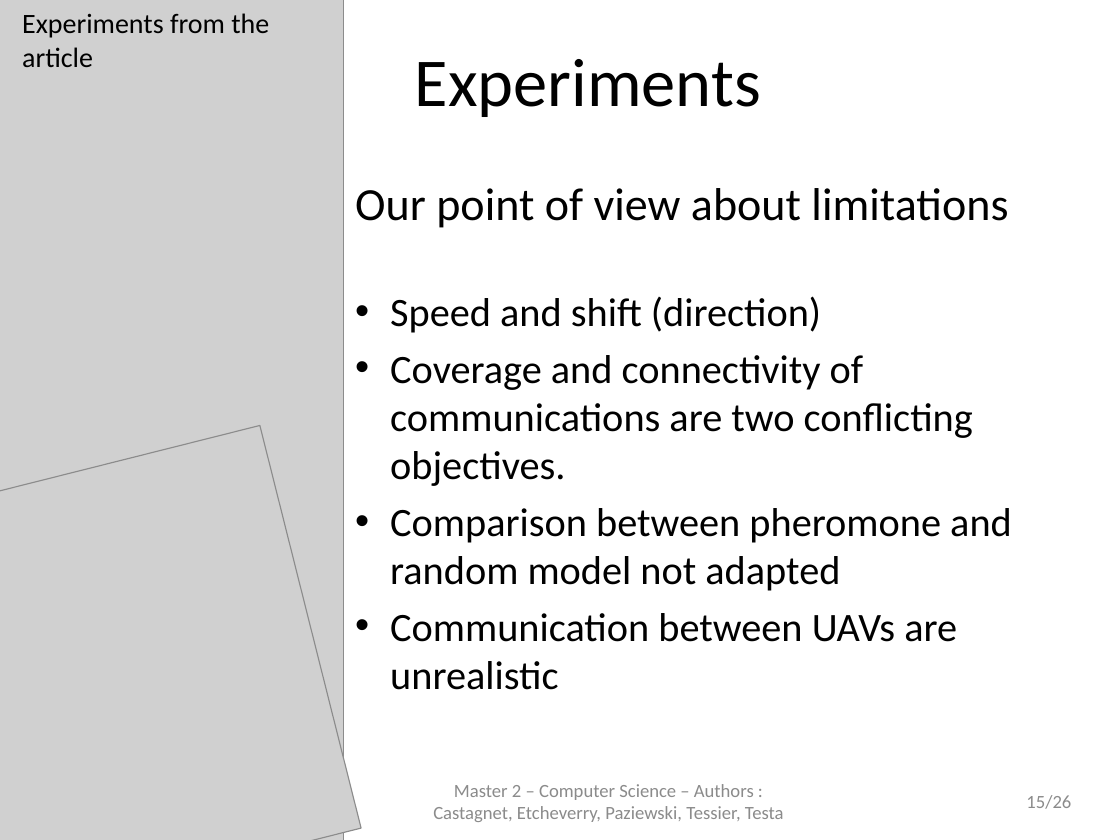
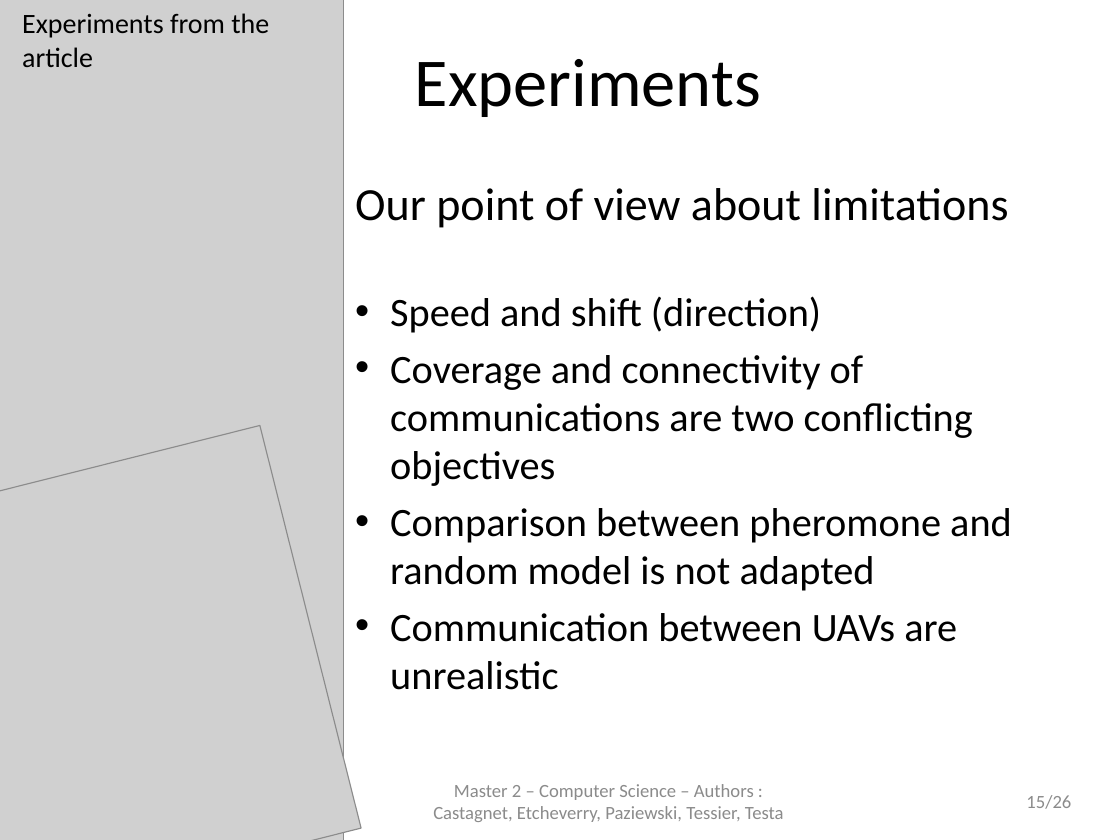
Before and after one commit to jetcheve/M2_PER_MMUAVGRA, a slide deck: slide 15 of ressources/presentation/PresentationPER_Desbarats_V3.pptx. Drawn at 1120x840 pixels with LibreOffice and Linux fonts; fonts in the diff are those of the drawing; grey boxes stand for pictures; background and template pictures are left out. Boxes give left, top, right and bottom in pixels: in the first picture for what was removed or moved away, otherwise in the second. Text is boxed around its words. In the diff, an @@ line names an element or a change of style, - is before the commit and + after.

```diff
--- a/ressources/presentation/PresentationPER_Desbarats_V3.pptx
+++ b/ressources/presentation/PresentationPER_Desbarats_V3.pptx
@@ text at <box>390,355,1012,591</box>: text changed @@
-  • Coverage and connectivity of communications are two conflicting objectives.
-  • Comparison between pheromone and random model not adapted
+  • Coverage and connectivity of communications are two conflicting objectives
+  • Comparison between pheromone and random model is not adapted
```
Also in this commit, not shown: 15 other slides changed, 1 other file.
